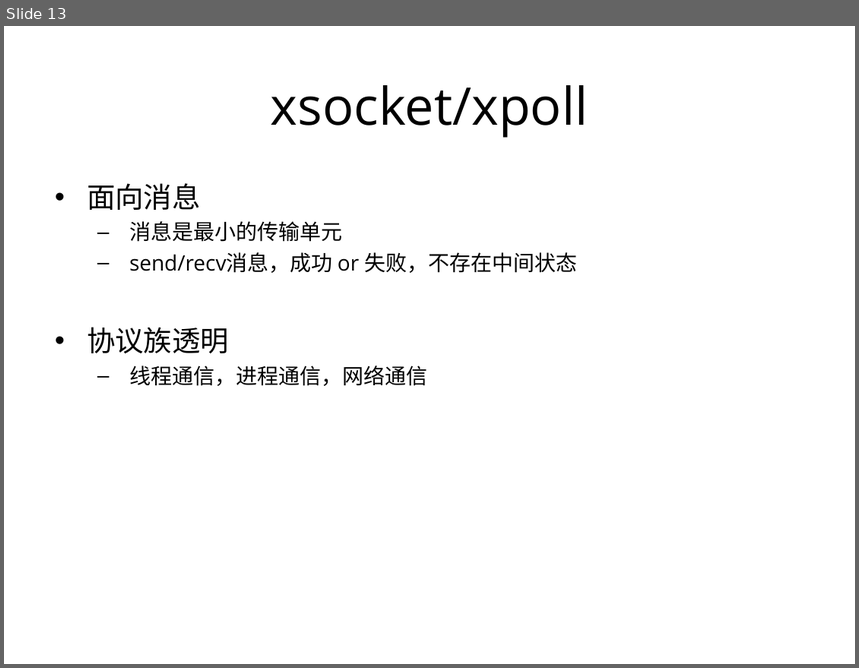
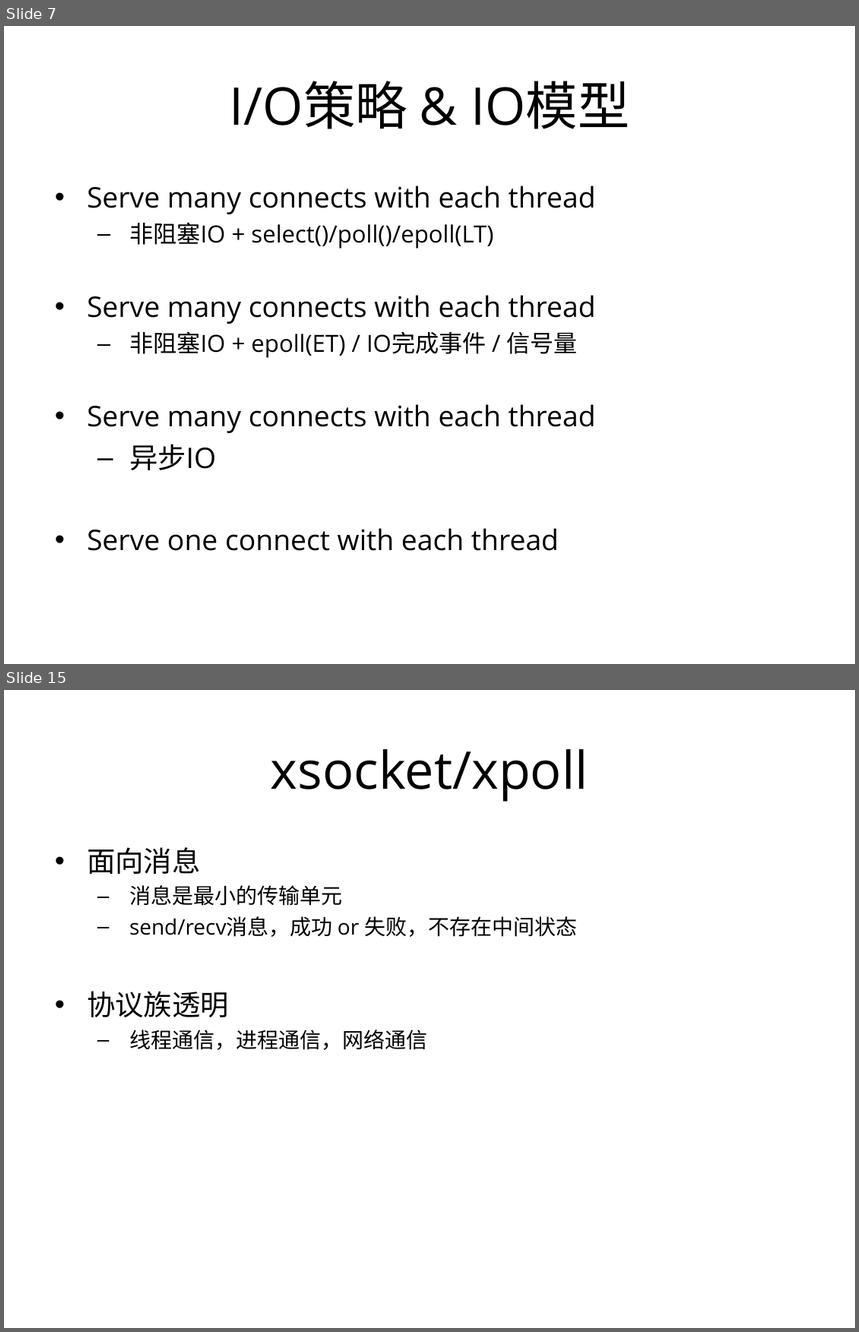
Before and after one commit to proxyio/xio, a slide deck: docs/PROXYIO.ppt. Shown one above the other, each under a label of ours: slide 13 before the commit, slides 7 and 15 after it; the slides between them are not shown. The pictures are 859x668 and 859x1332 pixels, drawn with LibreOffice and Linux fonts; fonts in the diff are those of the drawing. Boxes give left, top, right and bottom in pixels: in the first picture for what was removed or moved away, otherwise in the second. Text is boxed around its words. In the diff, an @@ line names an element or a change of style, - is before the commit and + after.

```diff
--- a/docs/PROXYIO.ppt
+++ b/docs/PROXYIO.ppt
@@ slide 7 added at [4,26,855,664], background #FFFFFF @@
@@ title added at [230,81,629,129], 44 pt, text #000000 @@
+I/O策略 & IO模型
@@ text added at [87,186,596,551], 24 pt, text #000000 @@
+• Serve many connects with each thread
+  – 非阻塞IO + select()/poll()/epoll(LT)
+• Serve many connects with each thread
+  – 非阻塞IO + epoll(ET) / IO完成事件 / 信号量
+• Serve many connects with each thread
+  – 异步IO
+• Serve one connect with each thread
@@ what was slide 13 is now slide 15 @@
```
Also in this commit, not shown: 4 slides changed, 9 other slides added, 11 slides removed.
